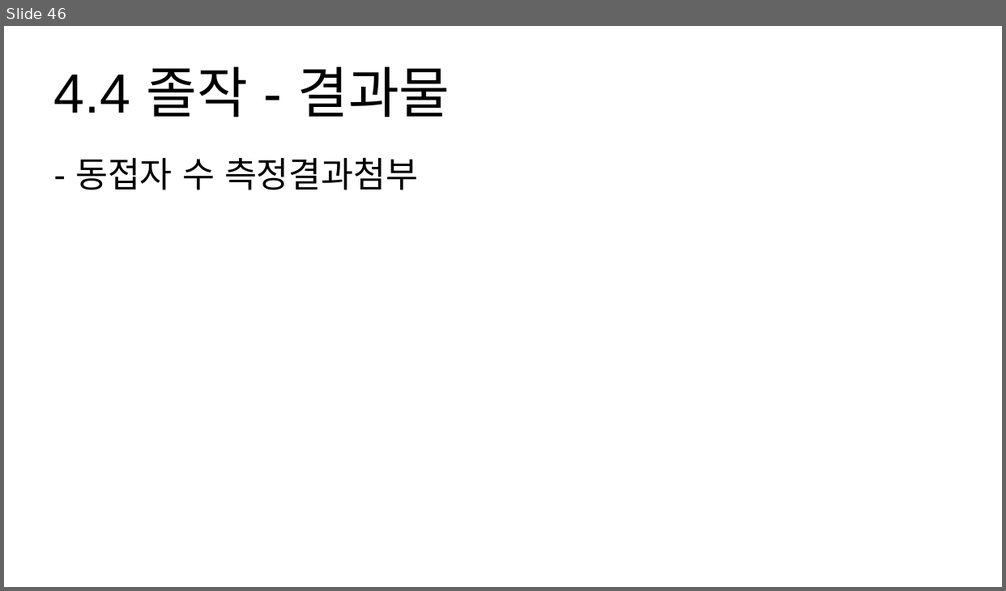
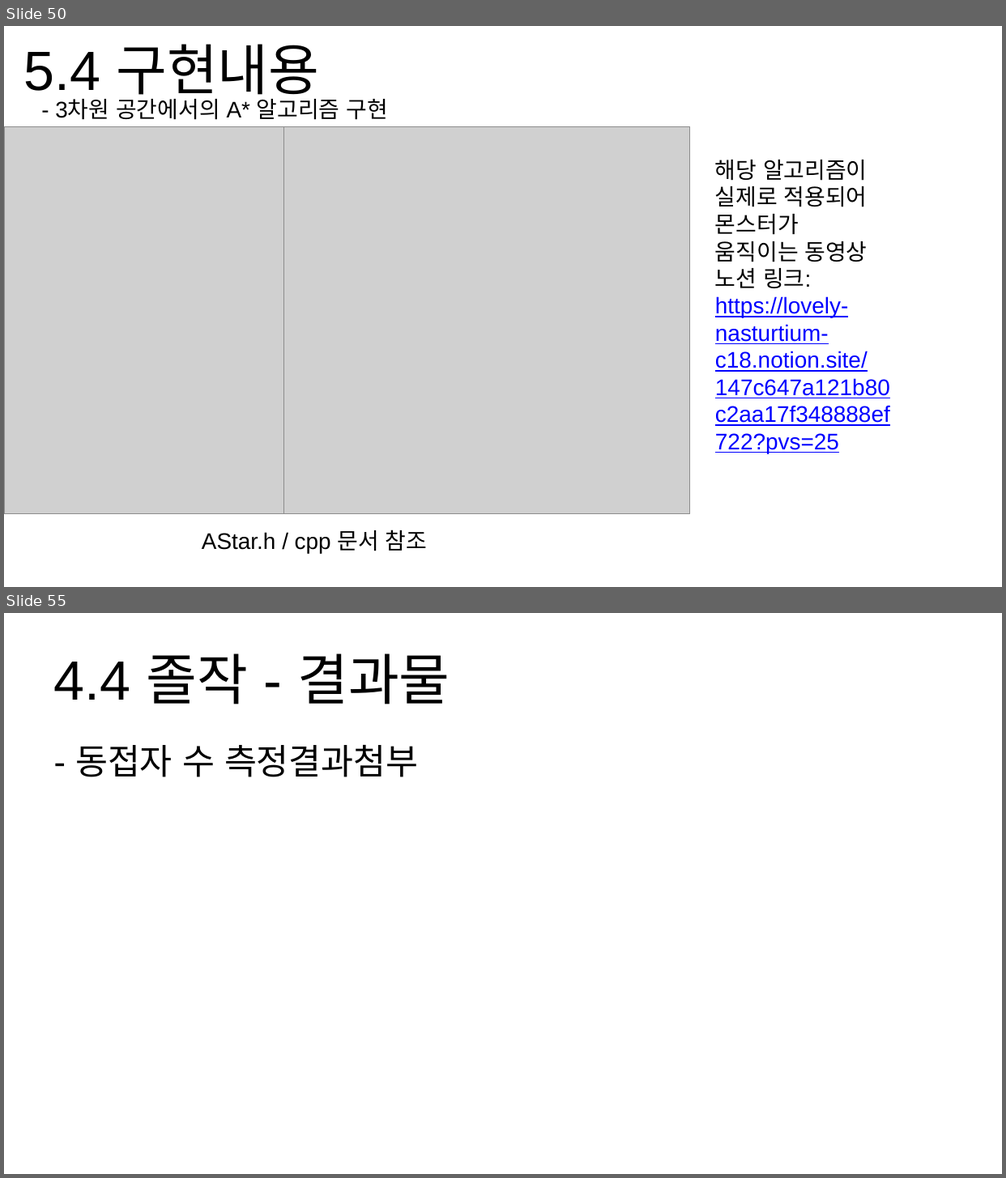
Before and after one commit to hypernagox/FYP_Evergreen, a slide deck: 포트폴리오/서버_최재혁/포트폴리오.pptx. Shown one above the other, each under a label of ours: slide 46 before the commit, slides 50 and 55 after it; the slides between them are not shown. The pictures are 1006x591 and 1006x1178 pixels, drawn with LibreOffice and Linux fonts; fonts in the diff are those of the drawing; grey boxes stand for pictures. Boxes give left, top, right and bottom in pixels: in the first picture for what was removed or moved away, otherwise in the second. Text is boxed around its words. In the diff, an @@ line names an element or a change of style, - is before the commit and + after.

```diff
--- a/포트폴리오/서버_최재혁/포트폴리오.pptx
+++ b/포트폴리오/서버_최재혁/포트폴리오.pptx
@@ slide 50 added at bbox=[4, 26, 1002, 587], background #FFFFFF @@
@@ title added at bbox=[23, 44, 319, 104], 44 pt, text #000000 @@
+5.4 구현내용
@@ text added at bbox=[55, 99, 387, 120], 18 pt, text #000000 @@
+- 3차원 공간에서의 A* 알고리즘 구현
@@ picture added at bbox=[4, 127, 283, 515] @@
@@ picture added at bbox=[280, 127, 690, 515] @@
@@ text added at bbox=[715, 160, 867, 288], 18 pt, text #000000 @@
+해당 알고리즘이 실제로 적용되어 몬스터가 움직이는 동영상 노션 링크:
@@ text added at bbox=[715, 297, 867, 454], 18 pt, text #0000FF, underline @@
+https://lovely-nasturtium-c18.notion.site/147c647a121b80c2aa17f348888ef722?pvs=25
@@ text added at bbox=[202, 530, 427, 553], 18 pt, text #000000 @@
+AStar.h / cpp 문서 참조
@@ what was slide 46 is now slide 55 @@
```
Also in this commit, not shown: 2 slides changed, 8 other slides added.
